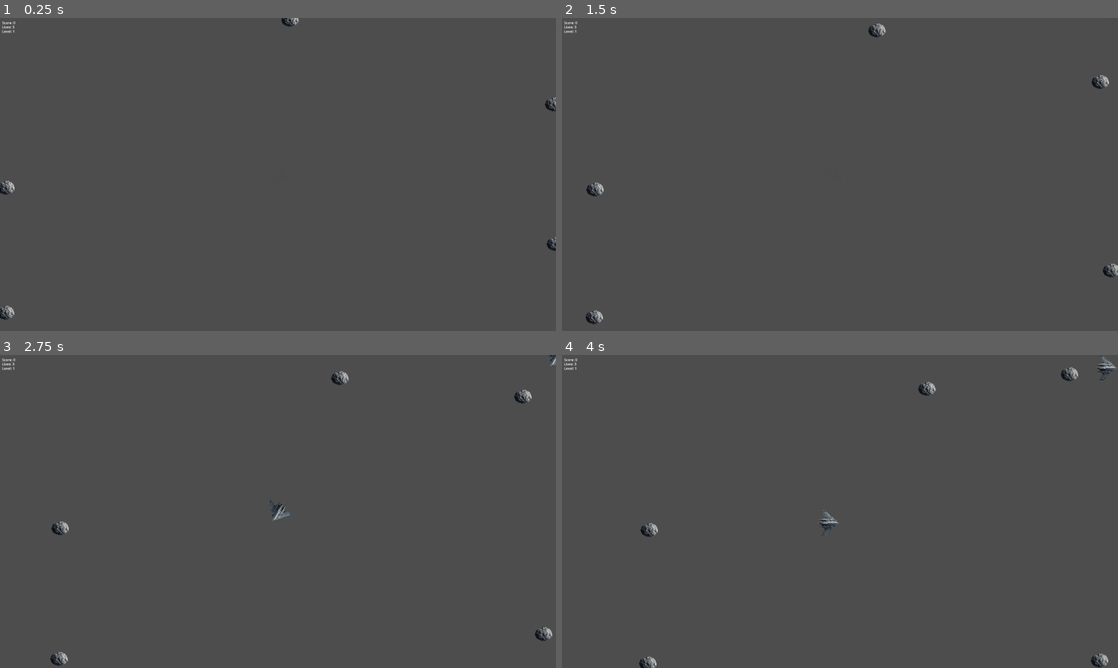
Above: before the commit, frames 1-4 (two rows, left to right).
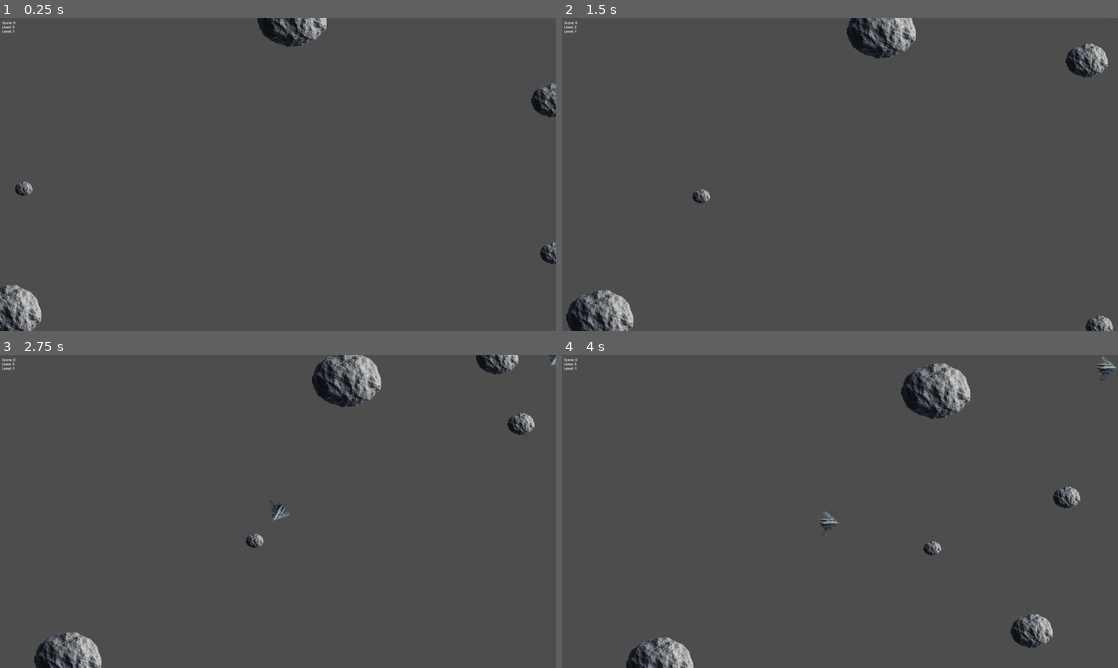
Above: after the commit, the same moments.

Repository: Soren8/space-shooter
Game: Godot game, scene res://main.tscn
Same seed, same stepped clock (60 frames per second), same inputs: the game is played once before the commit and once after it.
Inputs:
- Up to frame 1 (0.25 s): no input
- Up to frame 2 (1.5 s): hold Right (ui_right) 0.53-1.28 s; tap Space (ui_select) at 0.77 s; hold Left (ui_left) from 1.28 s (still down)
- Up to frame 3 (2.75 s): tap Space (ui_select) at 1.52 s; release Left (ui_left) at 2.03 s; hold Right (ui_right) from 2.03 s (still down)
- Up to frame 4 (4 s): release Right (ui_right) at 2.78 s; hold Up (ui_up) 2.78-3.53 s; tap Space (ui_select) at 3.02, 3.77 s; hold Left (ui_left) from 3.53 s (still down)

The runs differ from the first frame. In frame 1, 2.0% of the frame differs, in the area x 0-100%, y 0-100%; in frame 2, 3.1%; in frame 3, 3.0%; in frame 4, 3.1%, in the area x 11-99%, y 2-100%.

Commit message:
fix bug in asteroid.gd

Diff:
--- a/asteroid/asteroid.gd
+++ b/asteroid/asteroid.gd
@@ -19,16 +19,13 @@
 
 func _ready():
 	set_process(true)
-	set_size(get_random_size())
 	initialize_velocity()
 
-func get_random_size() -> float:
-	return rng.randf_range(MIN_SIZE, MAX_SIZE)
-
+# ---- Set Size Function ----
 func set_size(new_size: float):
 	size = new_size
 	var sprite = $Sprite2D
-	var collision_polygon = $CollisionPolygon2D
+	var collision_polygon = $CollisionShape2D
 	if sprite and collision_polygon:
 		sprite.scale = Vector2(size, size)
 		collision_polygon.scale = Vector2(size, size)
@@ -41,14 +38,17 @@
 	else:
 		push_error("Sprite2D or CollisionPolygon2D node not found in Asteroid scene.")
 
+# ---- Initialize Velocity Function ----
 func initialize_velocity():
 	# Assign a random direction
 	var angle = rng.randf_range(0, PI * 2)
 	velocity = Vector2(cos(angle), sin(angle)) * speed
 
+# ---- Process Function ----
 func _process(delta):
 	move_and_wrap(delta)
 
+# ---- Movement and Wrapping ----
 func move_and_wrap(delta):
 	position += velocity * delta
 	var screen_size = get_viewport().size
@@ -61,6 +61,7 @@
 	elif position.y < 0:
 		position.y = screen_size.y
 
+# ---- Collision Handling ----
 func _on_body_entered(body):
 	if body.is_in_group("Bullet"):
 		destroy_asteroid()
@@ -68,6 +69,7 @@
 		# Handle collision with player
 		destroy_asteroid()
 
+# ---- Destroy Asteroid Function ----
 func destroy_asteroid():
 	# Implement destruction logic (e.g., splitting, scoring)
 	queue_free()
